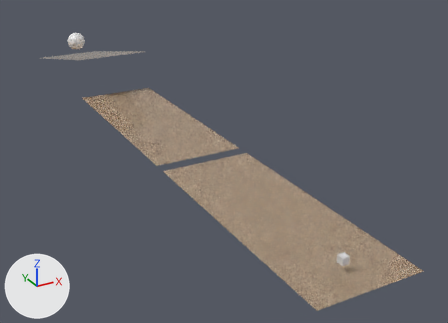
The Blender file DirectX12CG/Resources/levels/testLevel.blend: old version first, new version second.
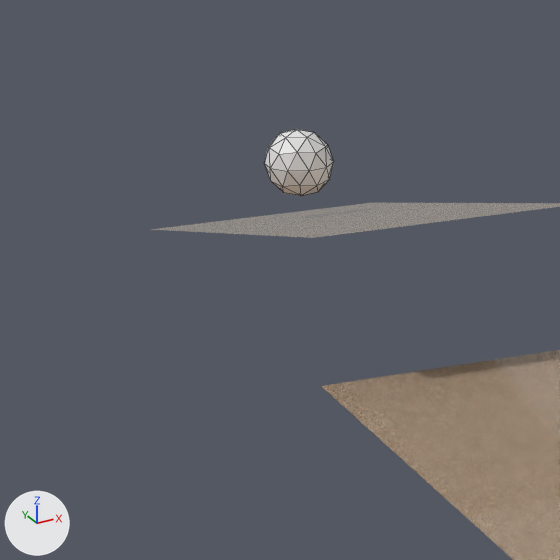
Each version appears first whole from a 50 mm lens placed at (-80.9, -122.5, 79.6), pointed at (18.8, 58.8, -11.0), and next in a close-up on the part from 0% to 32% of the width and 0% to 44% of the height. Arrows for +X, +Y and +Z are at lower left; the lights stay in place. The close-ups show mesh edges as thin lines.
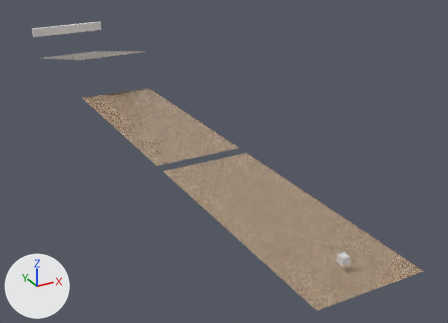
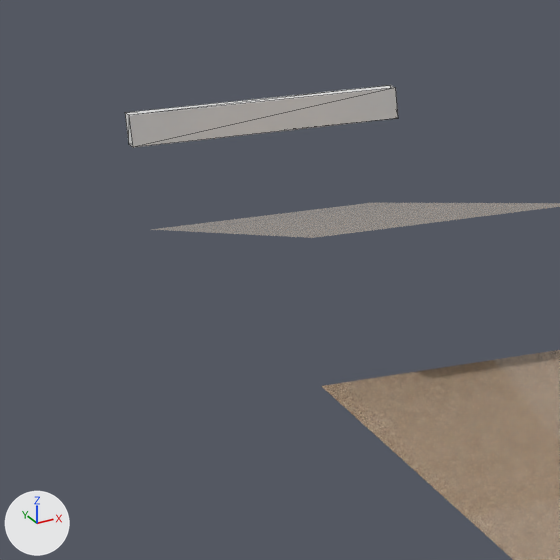
Changed parts and their boxes (x1, y1, x2, y2) in the close-ups (560 x 560 px):
'立方体', added: after (125, 85, 398, 147)
'ICO球', deleted: before (264, 129, 334, 196)

What changed in the scene script:
```text
Add mat_none:
    mat_none = principled_material('None')
    mat_none.base_color = (0.8, 0.8, 0.8)  # white #e7e7e7
Add me_立方体:
    me_立方体.from_pydata(...)  # a box spanning x -1.0..1.0, y -2.0..2.0, z -17.1..17.1
    me_立方体.materials.append(mat_none)  # white #e7e7e7
Remove ob_ico球:
    ob_ico球 = bpy.data.objects.new('ICO球', me_ico球)
    ob_ico球.location = (1.2, 176.3, 11.7)
    ob_ico球.rotation_euler = (0.0378, 0.00584, 0.00118)  # degrees (2.2, 0.3, 0.1)
    ob_ico球.scale = (4.19, 4.19, 4.19)
Add ob_立方体:
    ob_立方体 = bpy.data.objects.new('立方体', me_立方体)
    ob_立方体.location = (0.0, 185.6, 16.0)
    ob_立方体.rotation_euler = (1.571, 0.0, -1.544)  # degrees (90, 0, -88)
```
